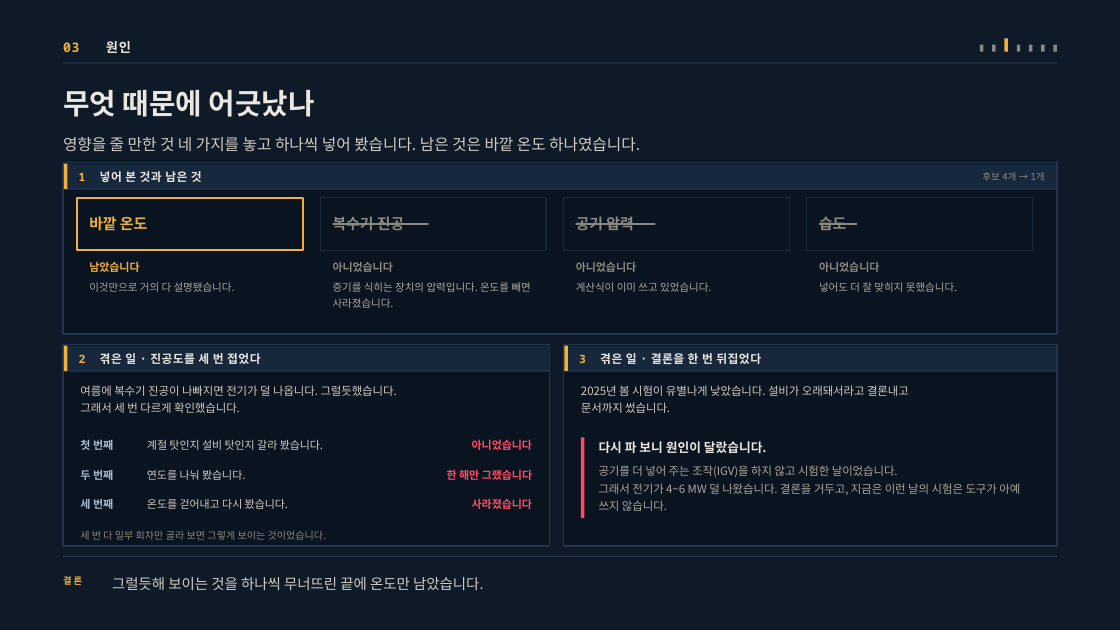
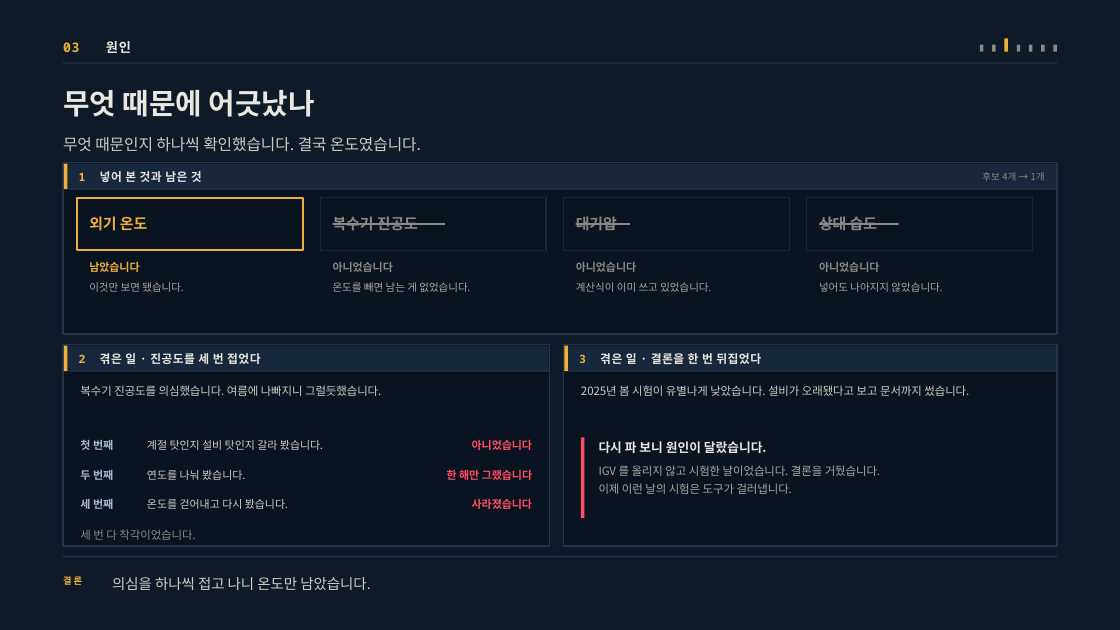
Before and after one commit to jooh-ai/Narae-AI, a slide deck: slide 6 of docs/ppt/위례_공급가능용량_최종발표_v3.pptx. Drawn at 1120x630 pixels with LibreOffice and Linux fonts; fonts in the diff are those of the drawing. Boxes give left, top, right and bottom in pixels: in the first picture for what was removed or moved away, otherwise in the second. Text is boxed around its words. In the diff, an @@ line names an element or a change of style, - is before the commit and + after.

```diff
--- a/docs/ppt/위례_공급가능용량_최종발표_v3.pptx
+++ b/docs/ppt/위례_공급가능용량_최종발표_v3.pptx
@@ text at (x1=63, y1=137, x2=421, y2=152): text changed @@
-영향을 줄 만한 것 네 가지를 놓고 하나씩 넣어 봤습니다. 남은 것은 바깥 온도 하나였습니다.
+무엇 때문인지 하나씩 확인했습니다. 결국 온도였습니다.
@@ text at (x1=89, y1=216, x2=147, y2=231): text changed @@
-바깥 온도
+외기 온도
@@ text at (x1=333, y1=216, x2=418, y2=231): text changed @@
-복수기 진공
+복수기 진공도
@@ line moved from (333, 224) - (429, 224) to (333, 224) - (445, 224) @@
@@ line moved from (576, 224) - (655, 224) to (576, 224) - (630, 224) @@
@@ text at (x1=576, y1=216, x2=617, y2=230): text changed @@
-공기 압력
+대기압
@@ text at (x1=819, y1=216, x2=877, y2=230): text changed @@
-습도
+상대 습도
@@ line moved from (819, 224) - (857, 224) to (819, 224) - (899, 224) @@
@@ text at (x1=89, y1=282, x2=183, y2=292): text changed @@
-이것만으로 거의 다 설명됐습니다.
+이것만 보면 됐습니다.
@@ text at (x1=333, y1=282, x2=470, y2=292): text changed @@
-증기를 식히는 장치의 압력입니다. 온도를 빼면 사라졌습니다.
+온도를 빼면 남는 게 없었습니다.
@@ text at (x1=819, y1=282, x2=942, y2=292): text changed @@
-넣어도 더 잘 맞히지 못했습니다.
+넣어도 나아지지 않았습니다.
@@ text at (x1=80, y1=385, x2=381, y2=396): text changed @@
-여름에 복수기 진공이 나빠지면 전기가 덜 나옵니다. 그럴듯했습니다.
-그래서 세 번 다르게 확인했습니다.
+복수기 진공도를 의심했습니다. 여름에 나빠지니 그럴듯했습니다.
@@ text at (x1=581, y1=385, x2=969, y2=396): text changed @@
-2025년 봄 시험이 유별나게 낮았습니다. 설비가 오래돼서라고 결론내고
-문서까지 썼습니다.
+2025년 봄 시험이 유별나게 낮았습니다. 설비가 오래됐다고 보고 문서까지 썼습니다.
@@ text at (x1=599, y1=465, x2=880, y2=494): text changed @@
-공기를 더 넣어 주는 조작(IGV)을 하지 않고 시험한 날이었습니다.
-그래서 전기가 4~6 MW 덜 나왔습니다. 결론을 거두고, 지금은 이런 날의 시험은 도구가 아예 쓰지 않습니다.
+IGV 를 올리지 않고 시험한 날이었습니다. 결론을 거뒀습니다.
+이제 이런 날의 시험은 도구가 걸러냅니다.
@@ text at (x1=80, y1=529, x2=195, y2=540): text changed; size 8.6 to 9.8 pt @@
-세 번 다 일부 회차만 골라 보면 그렇게 보이는 것이었습니다.
+세 번 다 착각이었습니다.
@@ text at (x1=112, y1=577, x2=371, y2=590): text changed @@
-그럴듯해 보이는 것을 하나씩 무너뜨린 끝에 온도만 남았습니다.
+의심을 하나씩 접고 나니 온도만 남았습니다.
```
Also in this commit, not shown: 8 other slides changed, 11 other files.
